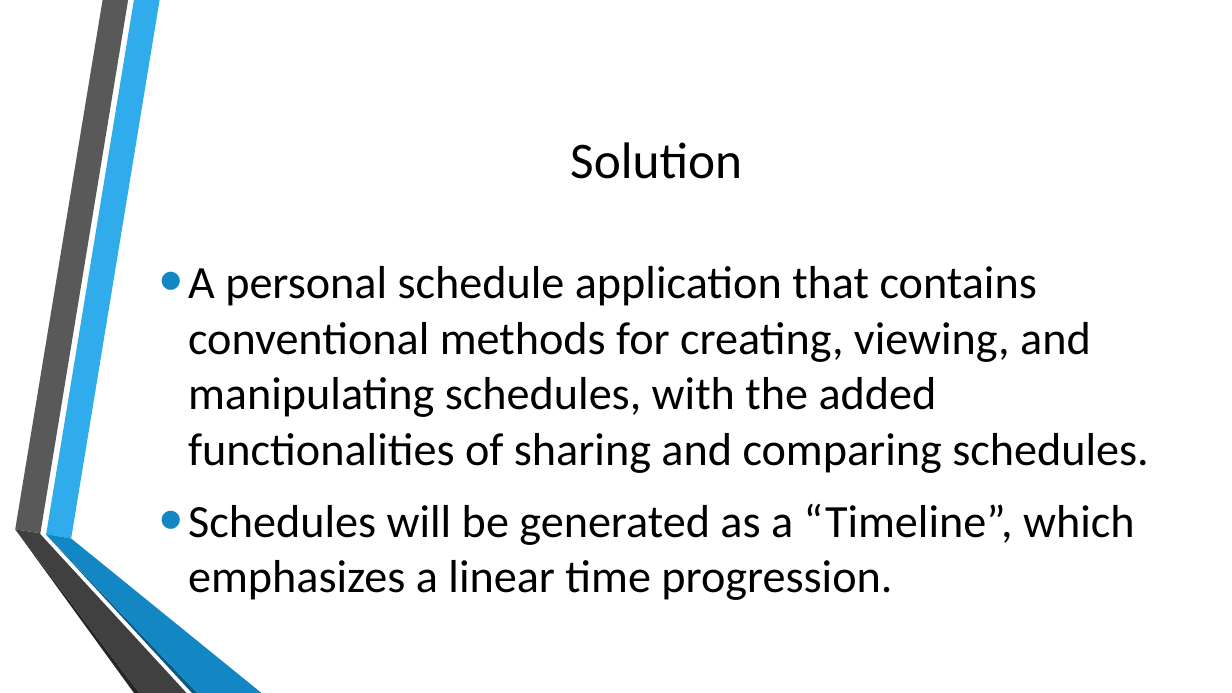
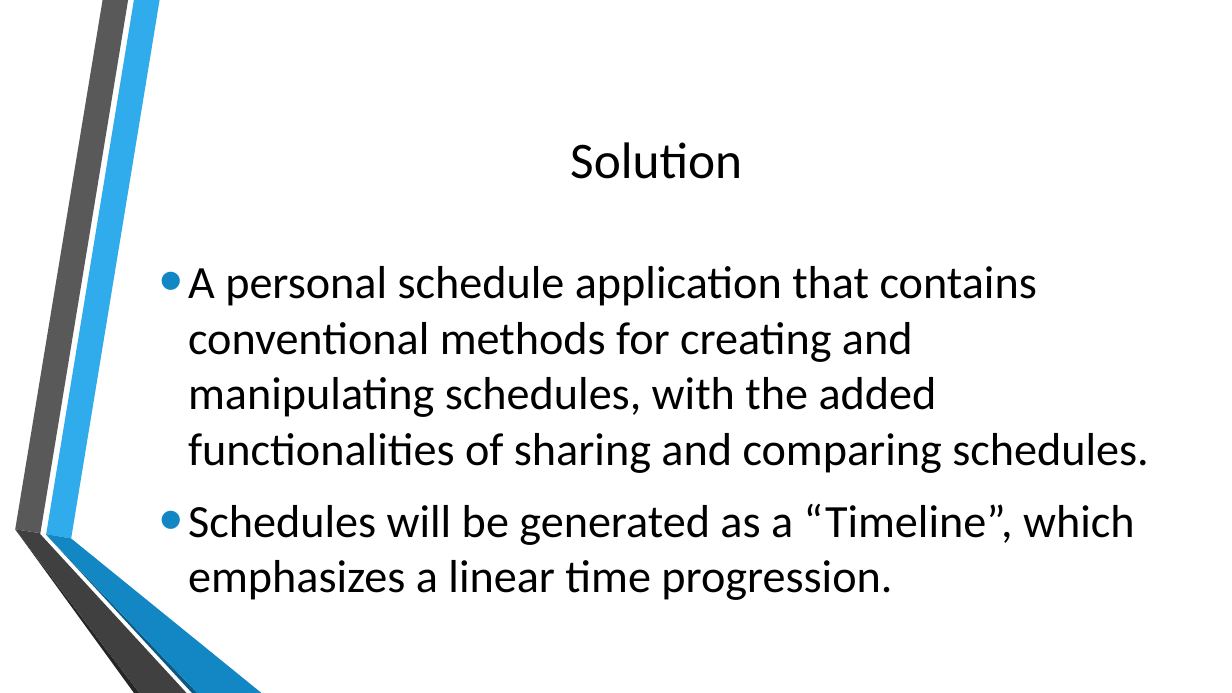
Before and after one commit to cewrobel/Colt_Timeline, a slide deck: slide 4 of presentation/Requirements_TimelineGroup.pptx. Drawn at 1232x693 pixels with LibreOffice and Linux fonts; fonts in the diff are those of the drawing; background and template pictures are left out. Boxes give left, top, right and bottom in pixels: in the first picture for what was removed or moved away, otherwise in the second. Text is boxed around its words. In the diff, an @@ line names an element or a change of style, - is before the commit and + after.

```diff
--- a/presentation/Requirements_TimelineGroup.pptx
+++ b/presentation/Requirements_TimelineGroup.pptx
@@ text at bbox=[188, 266, 1149, 473]: text changed @@
-• A personal schedule application that contains conventional methods for creating, viewing, and manipulating schedules, with the added functionalities of sharing and comparing schedules.
+• A personal schedule application that contains conventional methods for creating and manipulating schedules, with the added functionalities of sharing and comparing schedules.
```
Also in this commit, not shown: 1 other slide changed, 5 slides added.
